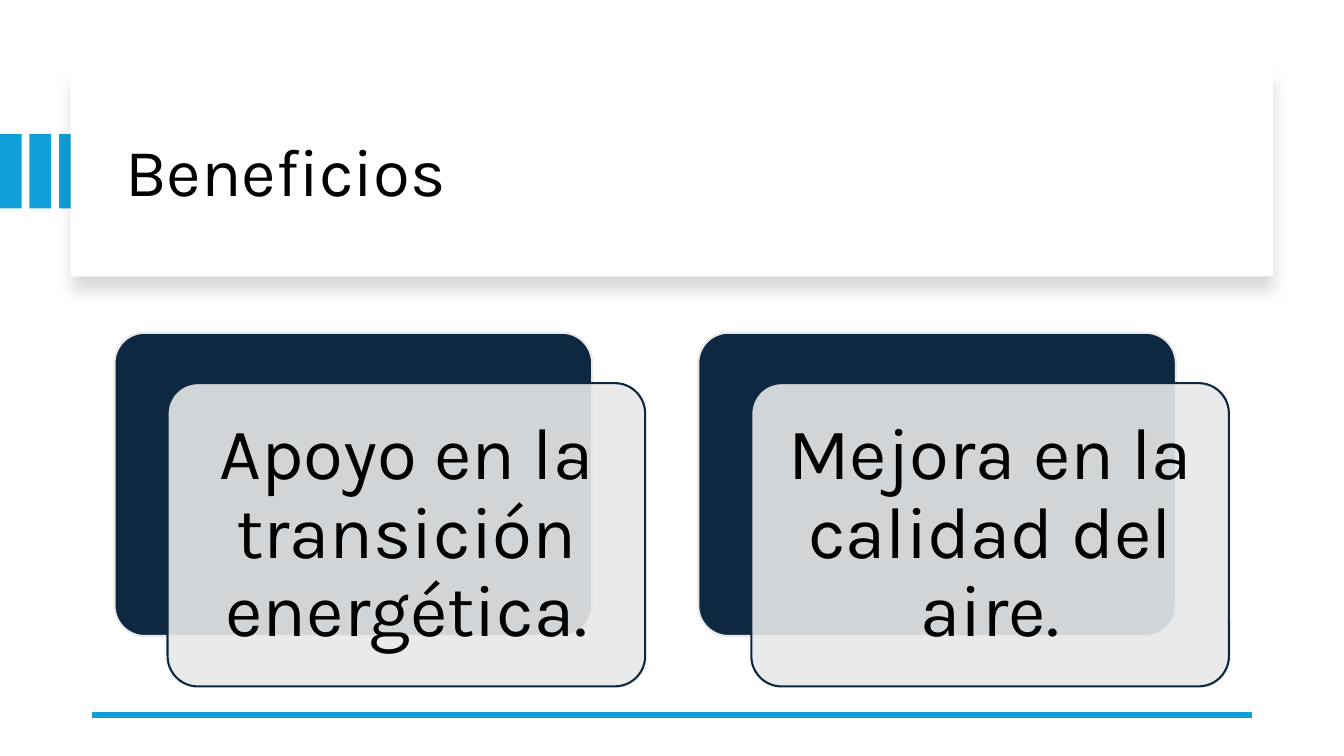
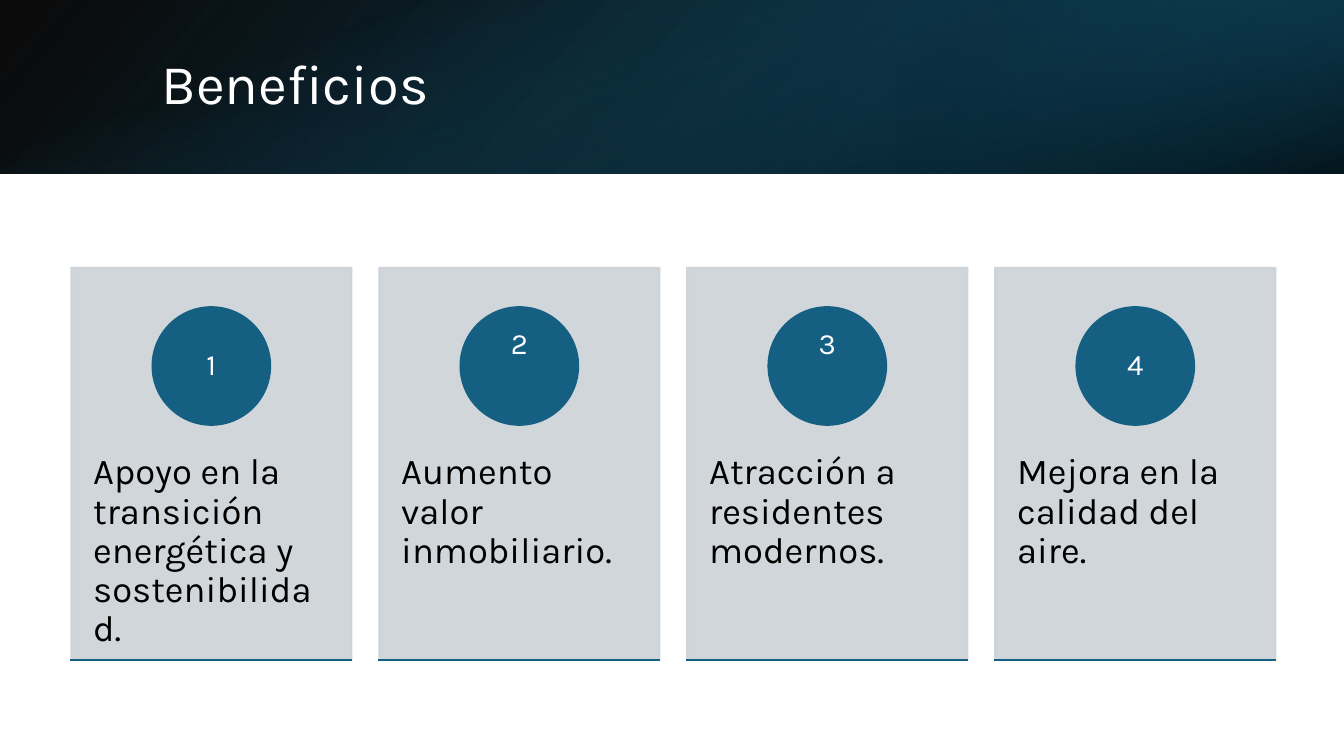
Before and after one commit to angoca/CargadorElectrico, a slide deck: slide 6 of InstalaciónCargador.pptx. Drawn at 1344x756 pixels with LibreOffice and Linux fonts; fonts in the diff are those of the drawing. Boxes give left, top, right and bottom in pixels: in the first picture for what was removed or moved away, otherwise in the second. Text is boxed around its words. In the diff, an @@ line names an element or a change of style, - is before the commit and + after.

```diff
--- a/InstalaciónCargador.pptx
+++ b/InstalaciónCargador.pptx
@@ rectangle at box(0, 1, 1343, 174): fill #FFFFFF to gradient #156082 to #000000; shadow off; rotation 0 to 90 degrees @@
@@ rectangle added at box(0, 0, 1344, 173), fill gradient #000000 to #104862 @@
@@ rectangle added at box(896, 0, 1344, 173), fill gradient #0B3041 to #156082 @@
@@ title "Beneficios": place and size @@
-title "Beneficios" at box(125, 149, 446, 197)
+title "Beneficios" at box(161, 65, 428, 105)
@@ title "Beneficios" at box(161, 65, 428, 105): size 48 to 40 pt, text colour #000000 to #FFFFFF @@
@@ rectangle removed at box(0, 134, 21, 209) @@
@@ rectangle removed at box(29, 134, 50, 209) @@
@@ rectangle removed at box(59, 134, 81, 209) @@
@@ group removed at box(115, 333, 1229, 687): 4 rounded rectangles @@
@@ text "Apoyo en la transición energética ..." at box(93, 459, 293, 572): vertical alignment middle to top @@
@@ text "Mejora en la calidad del ...": place and size @@
-text "Mejora en la calidad del ..." at box(788, 429, 1192, 637)
+text "Mejora en la calidad del ..." at box(1017, 459, 1219, 564)
@@ text "Mejora en la calidad del ..." at box(1017, 459, 1219, 564): size 52 to 26 pt; alignment centre to left; less space between paragraphs; vertical alignment middle to top @@
@@ text at box(93, 459, 293, 572): text changed; size 52 to 26 pt @@
-Apoyo en la transición energética.
+Apoyo en la transición energética y sostenibilidad.
@@ group added at box(72, 268, 1275, 660): 8 rectangles, 6 texts, 4 ellipses @@
+1
+Aumento valor inmobiliario.
+2
+Atracción a residentes modernos.
+3
+4
@@ line removed from (1252, 715) to (93, 715) @@
```
Also in this commit, not shown: 1 other slide changed, 1 other file.
